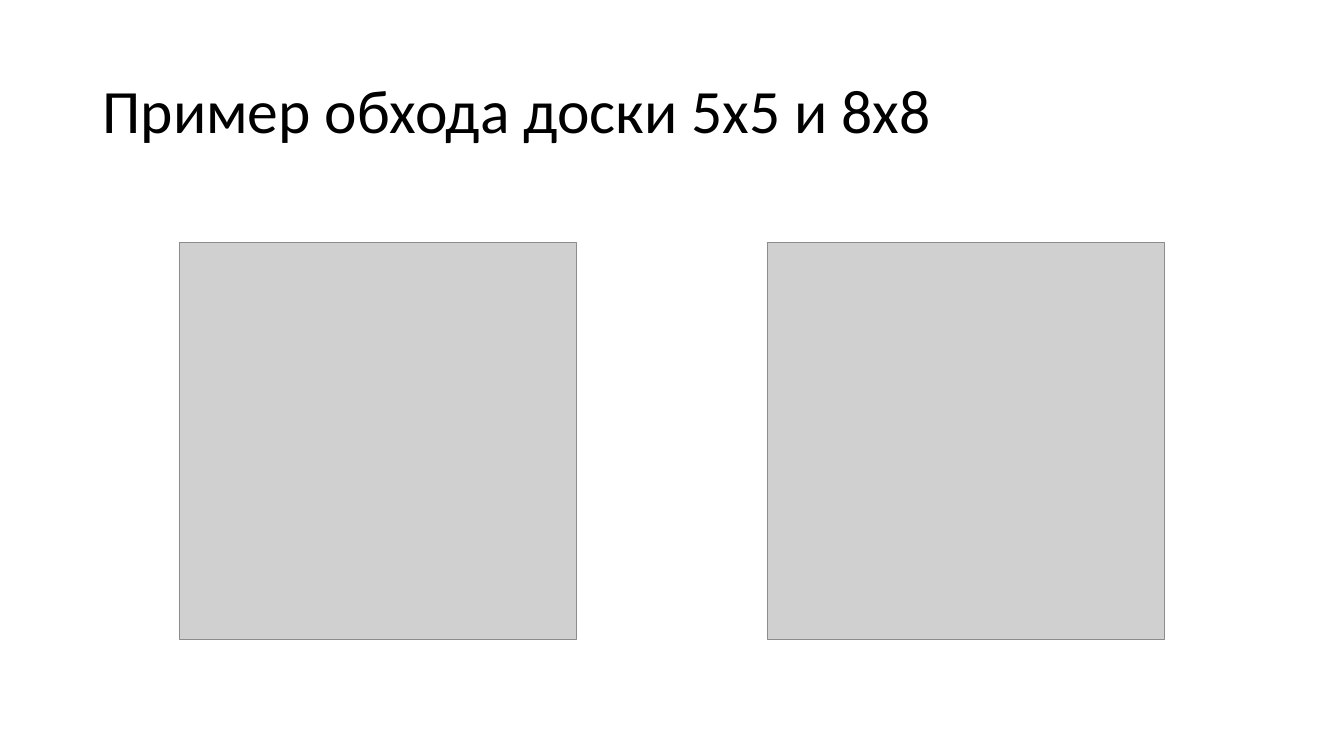
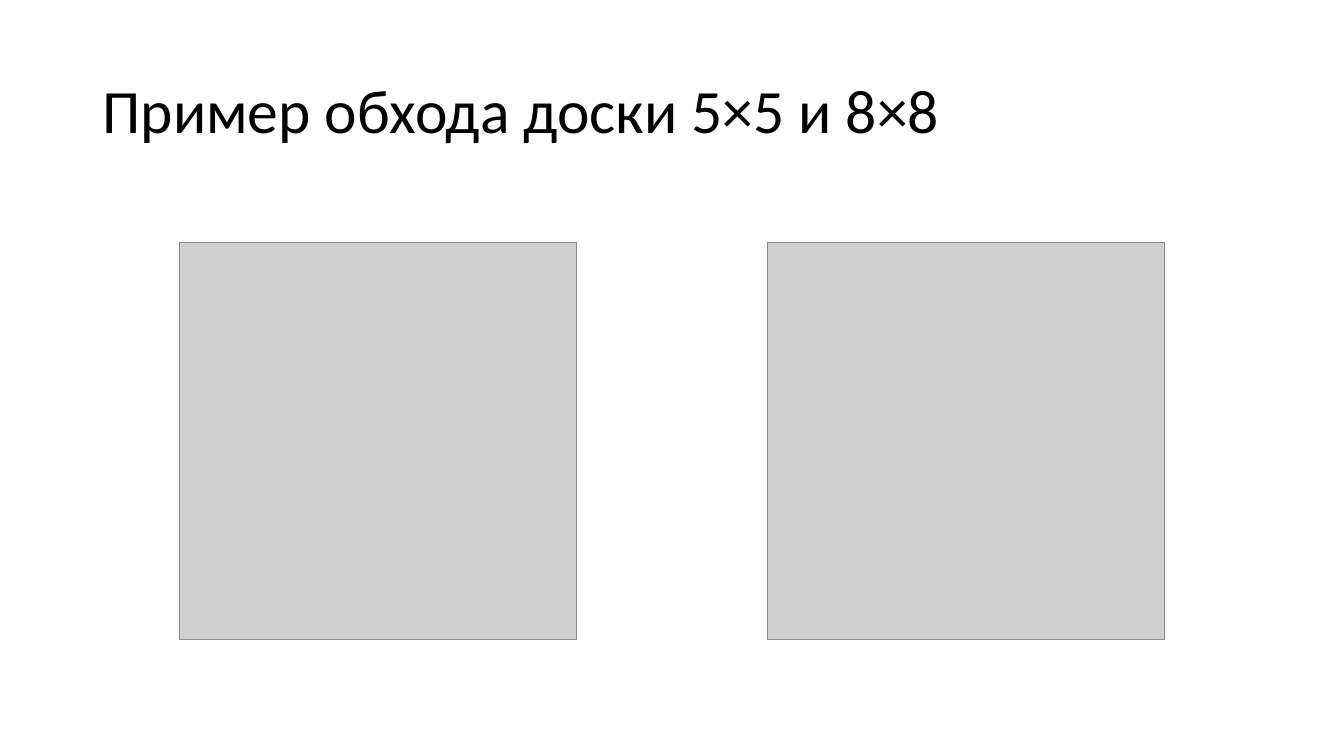
Before and after one commit to Evgueni-Petrov-aka-espetrov/Algorithms-and-Programming-in-C-pptx, a slide deck: slide 88 of 20 Алгоритмы с возвратом.pptx (slide 15 before the commit). Drawn at 1344x756 pixels with LibreOffice and Linux fonts; fonts in the diff are those of the drawing; grey boxes stand for pictures. Boxes give left, top, right and bottom in pixels: in the first picture for what was removed or moved away, otherwise in the second. Text is boxed around its words. In the diff, an @@ line names an element or a change of style, - is before the commit and + after.

Commit message:
разбил на слои; добавил про связь с обходом в глубину графа решений; сформулировал обход конем и расстановку ферзей в терминах принадлежности множеству

```diff
--- a/20 Алгоритмы с возвратом.pptx
+++ b/20 Алгоритмы с возвратом.pptx
@@ title at <box>102,91,939,143</box>: text changed @@
-Пример обхода доски 5х5 и 8х8
+Пример обхода доски 5×5 и 8×8
```
Also in this commit, not shown: 15 other slides changed, 120 slides added, 1 slide removed.
